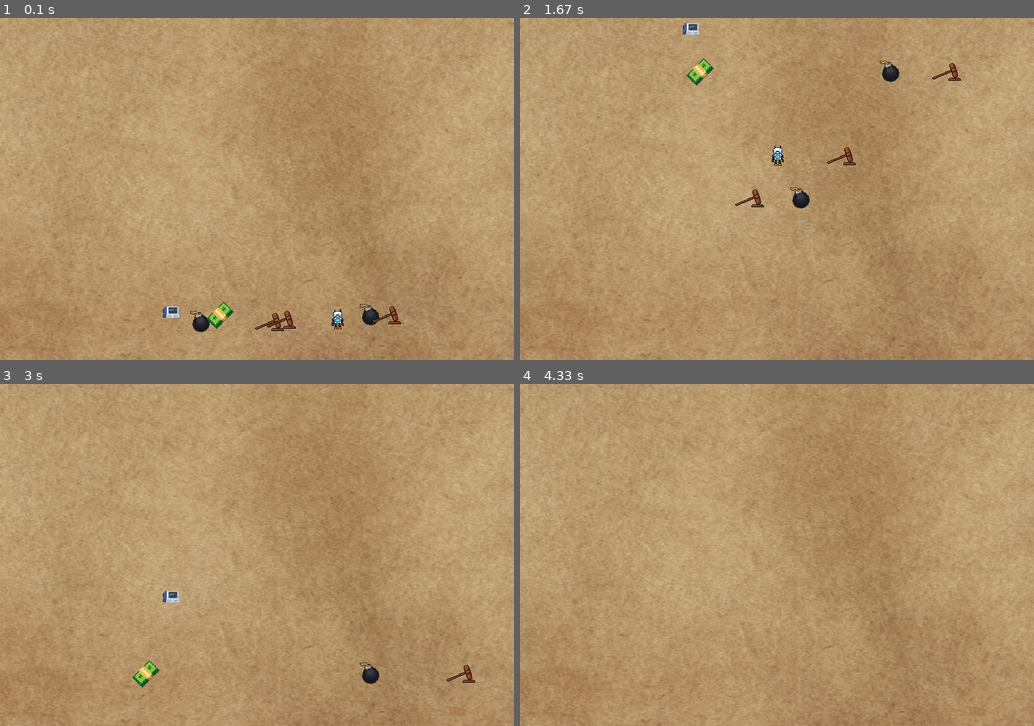
Above: before the commit, frames 1-4 (two rows, left to right).
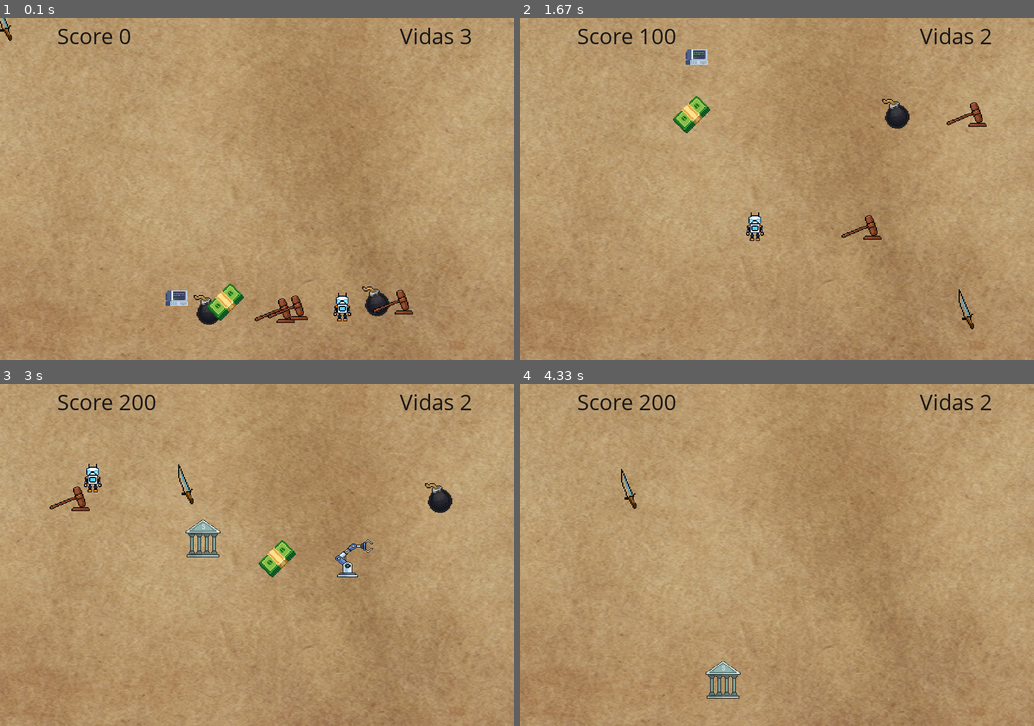
Above: after the commit, the same moments.

Repository: lucassantoss4/-Pygame-Fruit-Ninja
Game: pygame game, started from Gabi_Completo.py
The game is run twice, just before and just after one commit, with the same random seed, the same clock (stepped at 60 frames per second) and the same inputs.
Inputs (mouse positions are in pixels of both pictures, inside the frame that each line leads up to):
- Up to frame 1 (0.1 s): no input
- Up to frame 2 (1.67 s): click (777, 189) at 0.38 s; click (782, 209) at 0.72 s; click (617, 137) at 1.05 s; click (967, 308) at 1.38 s
- Up to frame 3 (3 s): click (267, 438) at 1.72 s; click (174, 503) at 2.05 s; click (241, 496) at 2.38 s; click (185, 483) at 2.72 s
- Up to frame 4 (4.33 s): click (910, 524) at 3.05 s; click (936, 548) at 3.38 s; click (884, 493) at 3.72 s; click (627, 490) at 4.05 s

The runs differ from the first frame. In frame 1, 2.8% of the frame differs, in the area x 0-92%, y 0-92%; in frame 2, 2.9%, in the area x 11-92%, y 1-91%; in frame 3, 2.8%; in frame 4, 1.0%.

Commit message:
jogo rodando

Diff:
--- a/Classes.py
+++ b/Classes.py
@@ -53,30 +53,10 @@
         self.rect.x += self.speedx
         self.rect.y += self.speedy
 
-
-
 #quantidade de frutas lançadas
 n_frutas = random.randint(0, 6)
 
 #quantidade de bombas lançadas
 n_bombas = random.randint(0, 2)
 
-
-
 ### problemas/coias que a gabi pensou
-
-"""
-
-Falta fazer o update de cada classe
-não sei como imitar o efeito de queda livre (fazer a fruta desacelerar)
-
-eu quero que as frutas sejam lançadas de novo
-somente quando todas as outras frutas (lançadas anteriormente)
-tiverem saído da tela
-
-as frutas não precisam ser lançadas todas ao mesmo tempo, pode ter um
-intervalo de lançameto entre elas, teria como fazer isso?
-
-Mudar o cursor do mouse pra uma faca
-
-"""
--- a/Gabi_Completo.py
+++ b/Gabi_Completo.py
@@ -10,6 +10,7 @@
 # ----- Importa e inicia pacotes
 import pygame
 import random
+import time
 
 pygame.init()
 
@@ -31,18 +32,18 @@
 LARGURA = 900
 ALTURA = 600
 
-LARGURA_OBJ = 50
-ALTURA_OBJ = 50
+LARGURA_OBJ = 70
+ALTURA_OBJ = 70
 
 # configurações da tela e fonte do jogo
 janela = pygame.display.set_mode((LARGURA, ALTURA))
 janela.fill(BRANCO)
 fonte = pygame.font.SysFont('Comic Sans MS', 30)
-texto = fonte.render('Fruit Ninja', True, PRETO, BRANCO)
+texto = fonte.render('Cursos Ninja', True, PRETO, BRANCO)
 
 background = pygame.image.load('util/img/background.png').convert() #A- denominei o fundo como background
 background = pygame.transform.scale(background, (LARGURA, ALTURA)) #A- escala
-pygame.display.set_caption('Fruit Ninja')
+pygame.display.set_caption('Cursos Ninja')
 
 ### IMAGENS
 
@@ -74,6 +75,8 @@
 mecat_img = pygame.transform.scale(mecat_img, (ALTURA_OBJ, LARGURA_OBJ))
 
 lista_logos = [adm_img, ccomp_img, direito_img, ecomp_img, econo_img, mec_img, mecat_img]
+
+
 ## ------------
 
 # ----- Inicia estruturas de dados
@@ -132,30 +135,40 @@
         self.rect.y += self.speedy
 
 
-#quantidade de logos lançadas
-n_logos = random.randint(0, 6)
-
-#quantidade de bombas lançadas
-n_bombas = random.randint(0, 2)
-
 ##A- Cria grupos
 todas_bombas = pygame.sprite.Group()
+todas_logos = pygame.sprite.Group()
+
+#adiciona elementos nos grupos
+    #sorteia a quantidade de elementos de cada
+n_logos = random.randint(0, 6)
+n_bombas = random.randint(0, 2)
 
 for i in range(n_bombas):
     bomba = Bombas(bomba_img)
     todas_bombas.add(bomba)
 
-##G- Cria grupo de logos
-todas_logos = pygame.sprite.Group()
 for i in range(n_logos):
     imagem = random.randint(0, 6)
     fruta = Logos(lista_logos[imagem])
     todas_logos.add(fruta)
 
 
+#------- mouse
+
+pygame.mouse.set_visible(False)
+faca_img_rect = faca_img.get_rect()
+
+
+#------------ Jogo -----------#
+
 # Variável para o ajuste de velocidade
 clock = pygame.time.Clock()
-FPS = 45
+FPS = 60
+
+#variáveis do jogo
+Score = 0
+vida = 3
 
 game = True
 
@@ -163,24 +176,73 @@
 while game:
     #definindo tempo para execução do loop
     clock.tick(FPS)
-
 
     # ----- Trata eventos
     for event in pygame.event.get():
         # ----- Verifica consequências
         if event.type == pygame.QUIT:
             game = False
-        # if event.type == pygame.KEYUP:
-        #     game = False
+
+    if vida == 0:
+        game = False
+
+    #obtem a posição do mouse para cortar as frutas
+    mouse_x, mouse_y = pygame.mouse.get_pos()
+
+
+    #--------- trata das logos e bombas
+    for logo in todas_logos:
+        if logo.rect.x < mouse_x < (logo.rect.x + LARGURA_OBJ) and logo.rect.y < mouse_y < (logo.rect.y + ALTURA_OBJ):
+            logo.kill()
+            Score += 100
+        if logo.rect.x > LARGURA or logo.rect.x - LARGURA_OBJ < 0:
+            logo.kill()
+        if logo.rect.y > ALTURA:
+            logo.kill()
+
+    for bomba in todas_bombas:
+        if bomba.rect.x < mouse_x < (bomba.rect.x + LARGURA_OBJ) and bomba.rect.y < mouse_y < (bomba.rect.y + ALTURA_OBJ):
+            bomba.kill()
+            vida -= 1
+        if bomba.rect.x > LARGURA or bomba.rect.x - LARGURA_OBJ < 0:
+            bomba.kill()
+        if bomba.rect.y > ALTURA:
+            bomba.kill()
+
+
+    if len(todas_bombas) == 0 and len(todas_logos) == 0:
+        #adiciona elementos nos grupos
+            #sorteia a quantidade de elementos de cada
+        n_logos = random.randint(0, 6)
+        n_bombas = random.randint(0, 2)
+
+        for i in range(n_bombas):
+            bomba = Bombas(bomba_img)
+            todas_bombas.add(bomba)
+
+        for i in range(n_logos):
+            imagem = random.randint(0, 6)
+            fruta = Logos(lista_logos[imagem])
+            todas_logos.add(fruta)
+
 
     # ----- Atualiza estado do jogo
-    pygame.display.update()  # Mostra o novo frame para o jogador
+
     todas_bombas.update()
     todas_logos.update()
 
     # ----- Gera saídas
 
+    fonte_score = pygame.font.SysFont('Comic Sans MS', 40)
+    texto_score = fonte_score.render('Score {0}'.format(Score), True, PRETO)
+    fonte_vida = pygame.font.SysFont('Comic Sans MS', 40)
+    texto_vidas = fonte_vida.render('Vidas {0}'.format(vida), True, PRETO)
+
     janela.blit(background, (0,0)) #A - coloquei o fundo na janela
+    janela.blit(texto_score, (100, 5))
+    janela.blit(texto_vidas, (700,5))
+    faca_img_rect.center = pygame.mouse.get_pos()
+    janela.blit(faca_img, faca_img_rect)
 
     #------- Desenha bombas e logos
     todas_bombas.draw(janela)
@@ -189,6 +251,18 @@
     pygame.display.update()  # Mostra o novo frame para o jogador
 
 
-
 # ===== Finalização =====
 pygame.quit()  # Função do PyGame que finaliza os recursos utilizados
+
+"""
+queria dar um tempinho até que as coisas sejam lançadas de novo
+
+as frutas não precisam ser lançadas todas ao mesmo tempo, pode ter um
+intervalo de lançameto entre elas, teria como fazer isso?
+
+
+fazer o efeito de corte das frutas
+colocar som no corte e no jogo
+
+
+"""
--- a/geral.py
+++ b/geral.py
@@ -36,8 +36,7 @@
 econo_img = pygame.image.load('util/img/ECONO.png').convert_alpha()
 econo_img = pygame.transform.scale(econo_img, (ALTURA_OBJ, LARGURA_OBJ))
 
-faca_img = pygame.image.load('util/img/FACA.png').convert_alpha()
-faca_img = pygame.transform.scale(faca_img, (ALTURA_OBJ, LARGURA_OBJ))
+
 
 mec_img = pygame.image.load('util/img/MEC.png').convert_alpha()
 mec_img = pygame.transform.scale(mec_img, (ALTURA_OBJ, LARGURA_OBJ))
